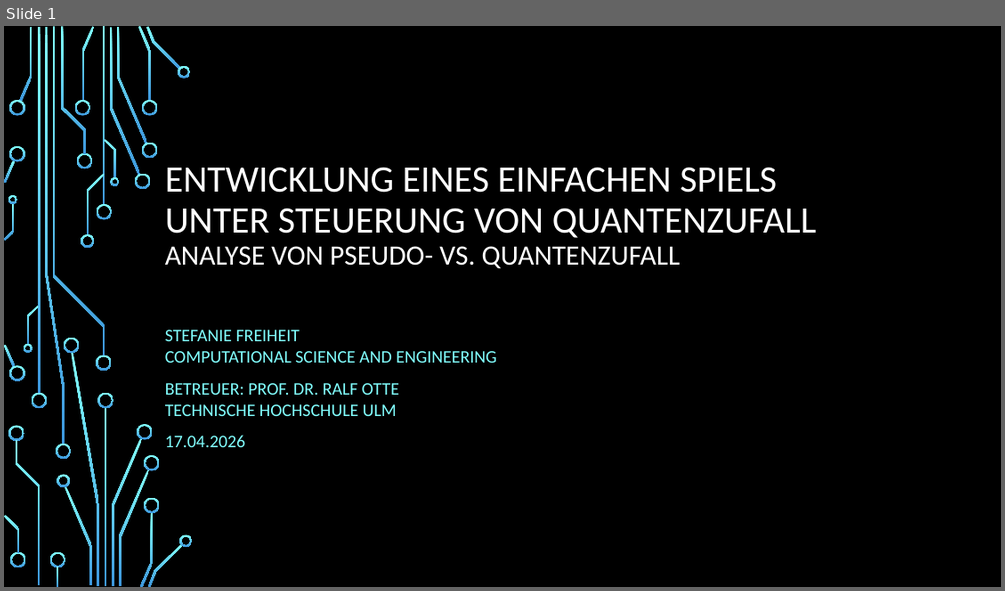
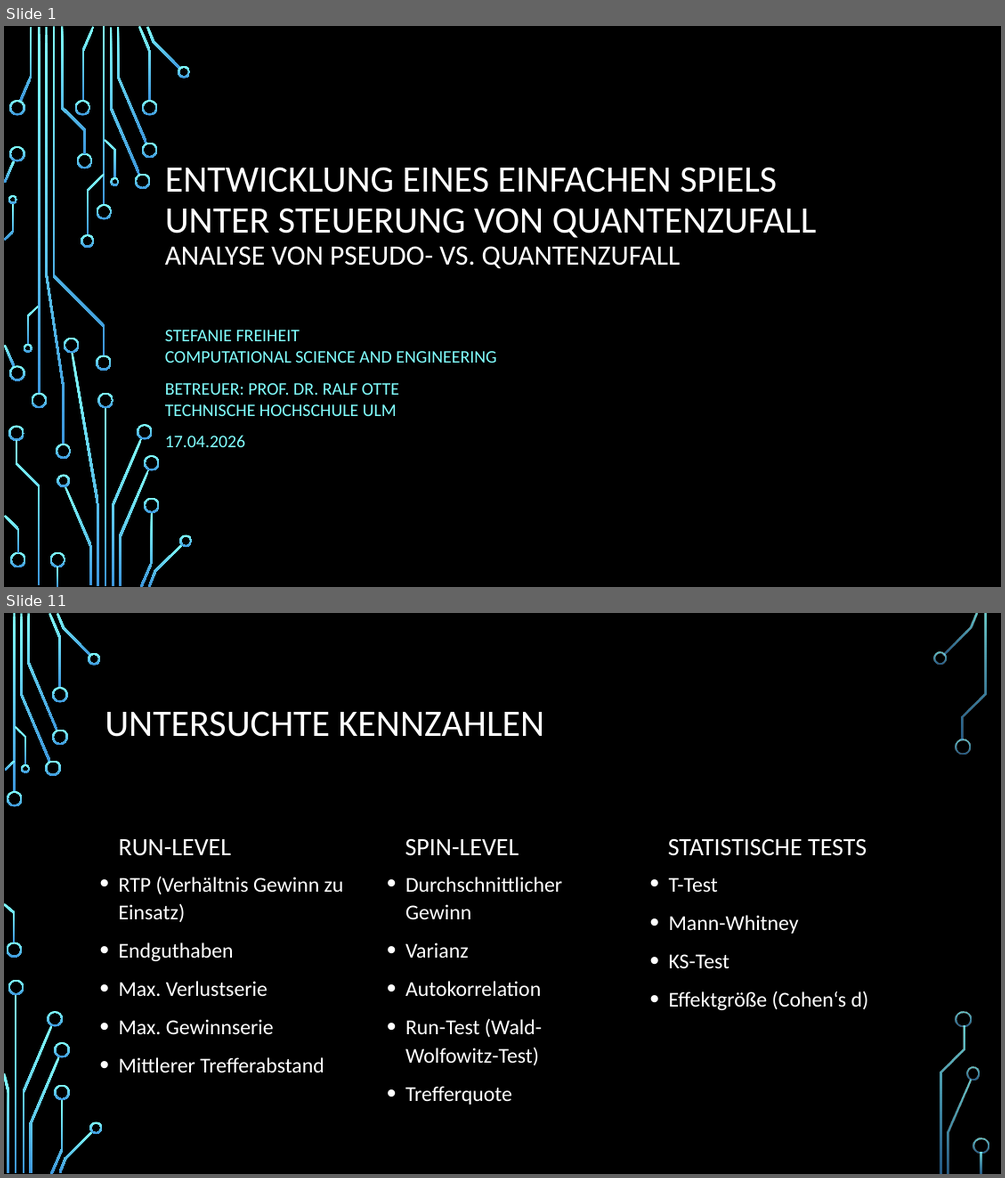
Before and after one commit to freiheits-stack/slot_project, a slide deck: docs/Spiel_Quantenzufall_Präsentation.pptx. Shown one above the other, each under a label of ours: slide 1 before the commit, slides 1 and 11 after it; the slides between them are not shown. The pictures are 1005x591 and 1005x1178 pixels, drawn with LibreOffice and Linux fonts; fonts in the diff are those of the drawing; background and template pictures are left out. Boxes give left, top, right and bottom in pixels: in the first picture for what was removed or moved away, otherwise in the second. Text is boxed around its words. In the diff, an @@ line names an element or a change of style, - is before the commit and + after.

```diff
--- a/docs/Spiel_Quantenzufall_Präsentation.pptx
+++ b/docs/Spiel_Quantenzufall_Präsentation.pptx
@@ slide 11 added at (4,613,1001,1174), background picture (left out) @@
@@ title added at (105,711,545,737), 36 pt, text #FFFFFF @@
+UNTERSUCHTE KENNZAHLEN
@@ text added at (119,839,232,856), 24 pt, text #FFFFFF @@
+RUN-LEVEL
@@ text added at (405,839,519,856), 24 pt, text #FFFFFF @@
+SPIN-LEVEL
@@ text added at (668,839,866,856), 24 pt, text #FFFFFF @@
+STATISTISCHE TESTS
@@ text added at (119,876,344,1072), 20.4 pt, text #FFFFFF @@
+• RTP (Verhältnis Gewinn zu Einsatz)
+• Endguthaben
+• Max. Verlustserie
+• Max. Gewinnserie
+• Mittlerer Trefferabstand
@@ text added at (405,876,562,1065), 20.4 pt, text #FFFFFF @@
+• Durchschnittlicher Gewinn
+• Varianz
+• Autokorrelation
+• Run-Test (Wald-Wolfowitz-Test)
+• Trefferquote
@@ text added at (669,877,869,1010), 20.4 pt, text #FFFFFF @@
+• T-Test
+• Mann-Whitney
+• KS-Test
+• Effektgröße (Cohen‘s d)
@@ group added at (4,613,989,1174): 33 freeform shapes, 3 rectangles @@
```
Also in this commit, not shown: 9 slides changed, 7 other slides added, 8 slides removed, 2 other files.
